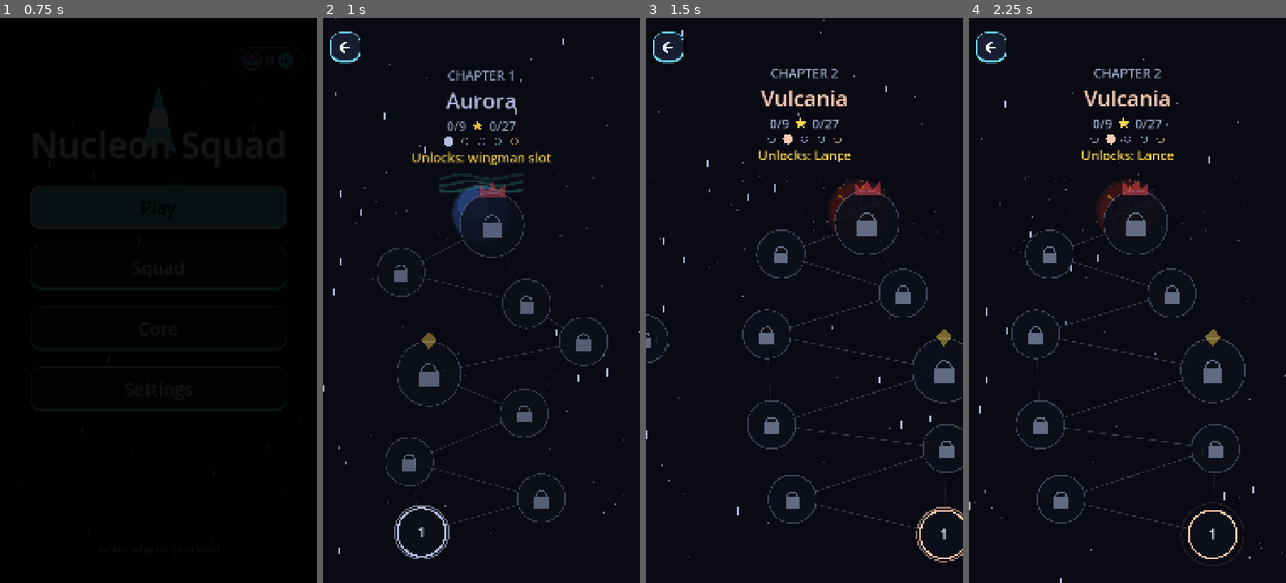
Above: before the commit, frames 1-4 (left to right).
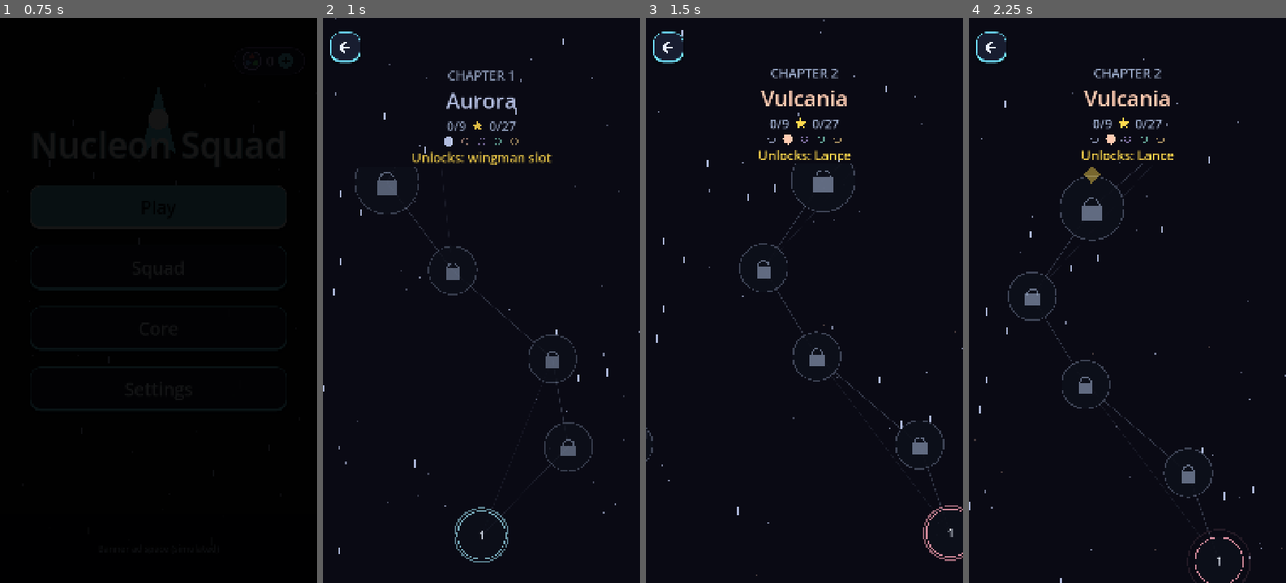
Above: after the commit, the same moments.

Repository: GDPonsoni/Nucleon-Squad-3D
Game: Godot game, scene res://scenes/menu.tscn
Same seed, same stepped clock (60 frames per second), same inputs: the game is played once before the commit and once after it.
Inputs (mouse positions are in pixels of both pictures, inside the frame that each line leads up to):
- Up to frame 1 (0.75 s): click "Play" at 0.5 s
- Up to frame 2 (1 s): no input
- Up to frame 3 (1.5 s): move the mouse to (874, 272) at 1.27 s; hold Right (ui_right) from 1.28 s (still down); click (874, 272) at 1.42 s
- Up to frame 4 (2.25 s): release Right (ui_right) at 2 s; drag from (1064, 328) to (1111, 413) at 2.02 s

Frame 1 is identical in both runs. In frame 2, 4.4% of the frame differs, in the area x 10-96%, y 26-97%; in frame 3, 4.2%; in frame 4, 4.3%.

Commit message:
feat(ui): mapa de fases rolável, caminho em onda e nós concluídos só com borda
Chefe fica abaixo da arte do planeta, espaçamento fixo entre fases e cor por fase.

Co-Authored-By: Claude Sonnet 5.5 <noreply@anthropic.com>

Diff:
--- a/scripts/core/params.gd
+++ b/scripts/core/params.gd
@@ -131,7 +131,11 @@
 var stage_node_boss_scale: float = 1.3
 var stage_map_margin_top: float = 200.0  # topo do caminho (chefe) até a borda da página
 var stage_map_margin_bottom: float = 170.0
-var stage_map_sway: float = 0.34  # alcance lateral máximo dos nós (fração da largura)  # amplitude lateral do caminho (fração da largura)
+var stage_map_step: float = 300.0  # distância vertical entre fases seguidas (o mapa rola)
+var stage_map_art_gap: float = 40.0  # folga entre a arte do planeta e o chefe
+var stage_map_wave_speed: float = 1.15  # rapidez da onda do caminho (rad por fase)
+var stage_map_hue_span: float = 0.18  # variação de matiz entre a primeira e a última fase
+var stage_map_sway: float = 0.30  # alcance lateral máximo dos nós (fração da largura)  # amplitude lateral do caminho (fração da largura)
 var stage_map_dust: int = 36  # estrelinhas de fundo no mapa
 var stage_map_art_alpha: float = 0.45
 var stage_map_art_top: float = 10.0
@@ -143,6 +147,9 @@
 var results_spacing: int = 22  # entre os itens da tela de resultado
 var results_detail_font_size: int = 30
 var results_button_height: float = 128.0
+var results_main_size: float = 260.0  # botão principal (próxima fase / jogar de novo)
+var results_action_size: float = 150.0  # ações menores
+var results_stats_font_size: int = 40
 var upgrade_tree_width: float = 1000.0  # tela de evolução do núcleo
 var upgrade_tree_header: float = 64.0  # nomes dos ramos acima dos nós
 var upgrade_node_radius: float = 62.0
--- a/scripts/ui/stage_map.gd
+++ b/scripts/ui/stage_map.gd
@@ -31,7 +31,7 @@
 	for s in _planet.stages.size():
 		var stage: StageData = _planet.stages[s]
 		var node := StageNode.new()
-		node.color = _planet.star_color
+		node.color = _stage_tone(s, last)
 		node.label = str(s + 1)
 		node.unlocked = SaveGame.is_unlocked(index, s)
 		node.completed = SaveGame.is_completed(stage.id)
@@ -41,8 +41,43 @@
 		node.pressed.connect(_on_node_pressed.bind(s, node))
 		add_child(node)
 		_nodes.append(node)
+	# Altura fixa pelo número de fases: a página rola em vez de apertar os nós
+	custom_minimum_size.y = _top_y() + (_nodes.size() - 1) * Params.stage_map_step + Params.stage_map_margin_bottom
 	resized.connect(_layout)
 	_layout()
+
+
+## Monta a página rolável de um planeta: mapa dentro de um ScrollContainer só vertical,
+## já posicionado na fase sugerida.
+static func build_page(index: int, on_chosen: Callable, on_info: Callable) -> ScrollContainer:
+	var scroll := ScrollContainer.new()
+	scroll.horizontal_scroll_mode = ScrollContainer.SCROLL_MODE_DISABLED
+	scroll.vertical_scroll_mode = ScrollContainer.SCROLL_MODE_SHOW_NEVER
+	scroll.mouse_filter = Control.MOUSE_FILTER_PASS
+	var map := StageMap.new()
+	map.setup(index)
+	map.size_flags_horizontal = Control.SIZE_EXPAND_FILL
+	map.stage_chosen.connect(on_chosen)
+	map.stage_info_requested.connect(on_info)
+	scroll.add_child(map)
+	scroll.resized.connect(func() -> void: map.focus_scroll(scroll), CONNECT_ONE_SHOT)
+	return scroll
+
+
+## Rola até a fase sugerida (ou o chefe, se o capítulo está completo) ficar no meio.
+func focus_scroll(scroll: ScrollContainer) -> void:
+	await get_tree().process_frame
+	var target: int = _next_stage()
+	if target < 0:
+		target = _nodes.size() - 1
+	if target < _nodes.size():
+		var y: float = _nodes[target].position.y + _nodes[target].size.y * 0.5
+		scroll.scroll_vertical = int(maxf(y - scroll.size.y * 0.5, 0.0))
+
+
+func _top_y() -> float:
+	var boss_half: float = Params.stage_node_size * Params.stage_node_boss_scale * 0.5
+	return maxf(Params.stage_map_margin_top, Params.stage_map_art_top + Params.chapter_art_size.y + boss_half + Params.stage_map_art_gap)
 
 
 ## Primeira fase liberada e ainda não concluída (a sugerida); -1 se o capítulo está completo.
@@ -82,40 +117,29 @@
 	queue_redraw()
 
 
-## Posições dos nós como numa constelação: sobem da primeira ao chefe, mas espalhadas
-## de forma irregular (sorteio fixo por capítulo) e afastadas o bastante para não se tocarem.
+## Cor de cada nó: a do planeta com o matiz deslocado aos poucos ao longo do caminho.
+func _stage_tone(stage_index: int, last: int) -> Color:
+	var base: Color = _planet.star_color
+	var t: float = float(stage_index) / maxf(last, 1)
+	var hue: float = fposmod(base.h + (t - 0.5) * Params.stage_map_hue_span, 1.0)
+	return Color.from_hsv(hue, clampf(base.s, 0.35, 0.65), clampf(base.v, 0.8, 1.0))
+
+
+## Posições dos nós numa onda suave que sobe da primeira fase ao chefe (alterna os lados
+## com ritmo fixo, sem sorteio). O topo fica abaixo da arte do planeta, para o chefe não cobri-la.
 func _constellation() -> PackedVector2Array:
 	var count: int = _nodes.size()
-	var rng := RandomNumberGenerator.new()
-	rng.seed = 4242 + planet_index * 31
-	var top: float = Params.stage_map_margin_top
 	var bottom: float = size.y - Params.stage_map_margin_bottom
-	var step: float = (bottom - top) / maxf(count - 1, 1)
+	var step: float = Params.stage_map_step
 	var margin: float = Params.stage_node_size * 0.75
 	var points := PackedVector2Array()
-	var side: float = rng.randf_range(-1.0, 1.0)
 	for i in count:
-		# Sobe em ziguezague irregular: o lado muda quase sempre, com amplitude sorteada
-		side = -signf(side) if rng.randf() < 0.8 else signf(side)
-		var x: float = size.x * (0.5 + side * rng.randf_range(0.12, Params.stage_map_sway))
-		var y: float = bottom - i * step + rng.randf_range(-0.22, 0.22) * step
+		var wave: float = sin(i * Params.stage_map_wave_speed + planet_index * 1.3)
+		var x: float = size.x * (0.5 + wave * Params.stage_map_sway)
+		var y: float = bottom - i * step
 		if i == count - 1:
-			x = size.x * rng.randf_range(0.42, 0.58)
-			y = top
+			x = size.x * 0.5
 		points.append(Vector2(clampf(x, margin, size.x - margin), y))
-	# Relaxamento: afasta nós que ficaram perto demais
-	var min_dist: float = Params.stage_node_size * 1.25
-	for _pass in 12:
-		for i in count:
-			for j in range(i + 1, count):
-				var delta: Vector2 = points[j] - points[i]
-				var dist: float = delta.length()
-				if dist < min_dist and dist > 0.01:
-					var push: Vector2 = delta / dist * (min_dist - dist) * 0.5
-					points[i] -= push
-					points[j] += push
-		for i in count:
-			points[i].x = clampf(points[i].x, margin, size.x - margin)
 	return points
 
 
--- a/scripts/ui/stage_node.gd
+++ b/scripts/ui/stage_node.gd
@@ -54,12 +54,16 @@
 		draw_arc(c, r, 0.0, TAU, 48, Color(Params.ui_muted_text_color, 0.35), 4.0)
 		_draw_lock(c, r * 0.5)
 	elif completed:
-		draw_circle(c, r, Color(color, 0.9))
-		_draw_label(c, r, Color(0.04, 0.05, 0.09))
+		# Só borda: miolo escuro com um véu da cor, anel duplo e número na cor da fase
+		draw_circle(c, r, dark)
+		draw_circle(c, r, Color(color, 0.14))
+		draw_arc(c, r, 0.0, TAU, 48, color.lightened(0.3), 6.0)
+		draw_arc(c, r - 14.0, 0.0, TAU, 48, Color(color, 0.45), 2.0)
+		_draw_label(c, r, color.lightened(0.5))
 		_draw_stars(c, r)
 	else:
 		draw_circle(c, r, dark)
-		draw_arc(c, r, 0.0, TAU, 48, color, 6.0)
+		draw_arc(c, r, 0.0, TAU, 48, Color(color, 0.8), 4.0)
 		_draw_label(c, r)
 	if is_next:
 		var pulse: float = fmod(_clock * 0.9, 1.0)
@@ -67,11 +71,14 @@
 	_draw_kind(c, r)
 
 
-func _draw_label(c: Vector2, r: float, ink: Color = Params.ui_text_color) -> void:
+func _draw_label(c: Vector2, r: float, ink: Color = Params.ui_text_color, outlined: bool = false) -> void:
 	var font: Font = get_theme_default_font()
-	var font_size: int = int(r * (0.62 if kind == Kind.NORMAL else 0.55))
+	var font_size: int = int(r * (0.5 if kind == Kind.NORMAL else 0.45))
 	var width: float = font.get_string_size(label, HORIZONTAL_ALIGNMENT_LEFT, -1, font_size).x
-	draw_string(font, Vector2(c.x - width * 0.5, c.y + font_size * 0.35), label, HORIZONTAL_ALIGNMENT_LEFT, -1, font_size, ink)
+	var origin := Vector2(c.x - width * 0.5, c.y + font_size * 0.35)
+	if outlined:
+		draw_string_outline(font, origin, label, HORIZONTAL_ALIGNMENT_LEFT, -1, font_size, 8, color.darkened(0.65))
+	draw_string(font, origin, label, HORIZONTAL_ALIGNMENT_LEFT, -1, font_size, ink)
 
 
 ## Três estrelas pequenas embaixo do nó concluído (as ganhas, cheias).
--- a/scripts/ui/stage_select.gd
+++ b/scripts/ui/stage_select.gd
@@ -112,11 +112,7 @@
 
 ## Monta o mapa de um planeta (o PagedView chama para o atual e os vizinhos).
 func _build_page(chapter: int) -> Control:
-	var map := StageMap.new()
-	map.setup(chapter)
-	map.stage_chosen.connect(_on_stage_chosen)
-	map.stage_info_requested.connect(_open_stage_sheet)
-	return map
+	return StageMap.build_page(chapter, _on_stage_chosen, _open_stage_sheet)
 
 
 ## Bolinhas: uma por capítulo, cheias nos concluídos e destacada na página atual.
